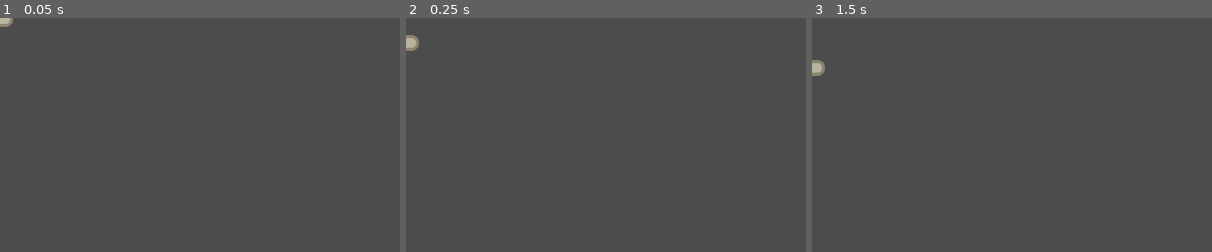
Above: before the commit, frames 1-3 (left to right).
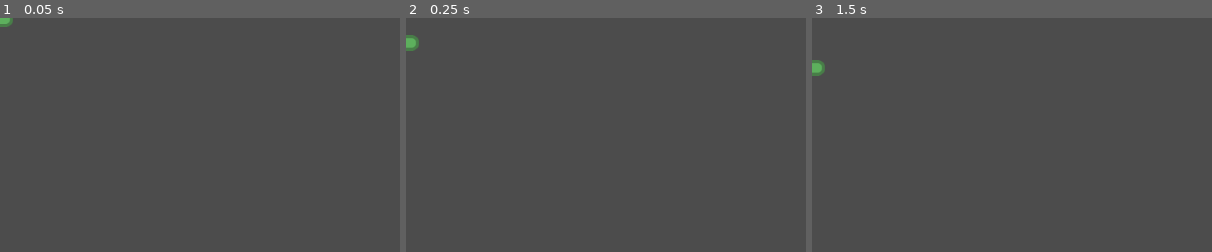
Above: after the commit, the same moments.

Repository: lendroit/tanktank
Game: Godot game, scene res://Bullets/Bullet.tscn
Two runs of this game, one before a commit and one after it. Both use one fixed random seed, a clock stepped at 60 frames per second and the inputs below. This scene is started directly instead of the project's main scene.
Inputs:
- Up to frame 1 (0.05 s): no input
- Up to frame 2 (0.25 s): no input
- Up to frame 3 (1.5 s): tap Enter at 1.25 s
The pictures show only the part of the screen within x 0-50%, y 0-50%; the shares and areas given below are measured in that part.

The runs differ from the first frame. In frame 1, 0.1% of the frame differs, in the area x 0-4%, y 0-4%; in frame 2, 0.2%, in the area x 0-4%, y 7-15%; in frame 3, 0.2%.
Error before the commit: Invalid call. Nonexistent function 'is_player_turn_ongoing' in base 'Nil'. (res://Bullets/Bullet.gd:39)
Error after the commit: Invalid call. Nonexistent function 'is_player_turn_ongoing' in base 'Nil'. (res://Bullets/Bullet.gd:45)

Commit message:
feature: add bullet color

Diff:
--- a/Bullets/Bullet.gd
+++ b/Bullets/Bullet.gd
@@ -2,10 +2,16 @@
 
 onready var tween = $Tween
 onready var trailing_smoke_particles = $TrailingSmoke
+onready var sprite = $SpriteContainer/Sprite
 
 var direction = Vector2.DOWN
 var player_id = 1
 var world = null
+
+const bullet_sprites = {
+	1: preload("res://Bullets/bulletGreenSilver_outline.png"),
+	2: preload("res://Bullets/bulletBlueSilver_outline.png"),
+}
 
 func custom_init(world_param, player_id_param: int, direction_param: Vector2):
 	self.direction = direction_param
@@ -16,7 +22,7 @@
 func _ready():
 	move_tween()
 	start_emitting_particles()
-
+	sprite.texture = bullet_sprites[player_id]
 
 func move_tween():
 	tween.interpolate_property(self, "position",
Binary file added: Bullets/bulletBlueSilver_outline.png
Not shown, added: Bullets/bulletBlueSilver_outline.png.import
Binary file added: Bullets/bulletGreenSilver_outline.png
Not shown, added: Bullets/bulletGreenSilver_outline.png.import
